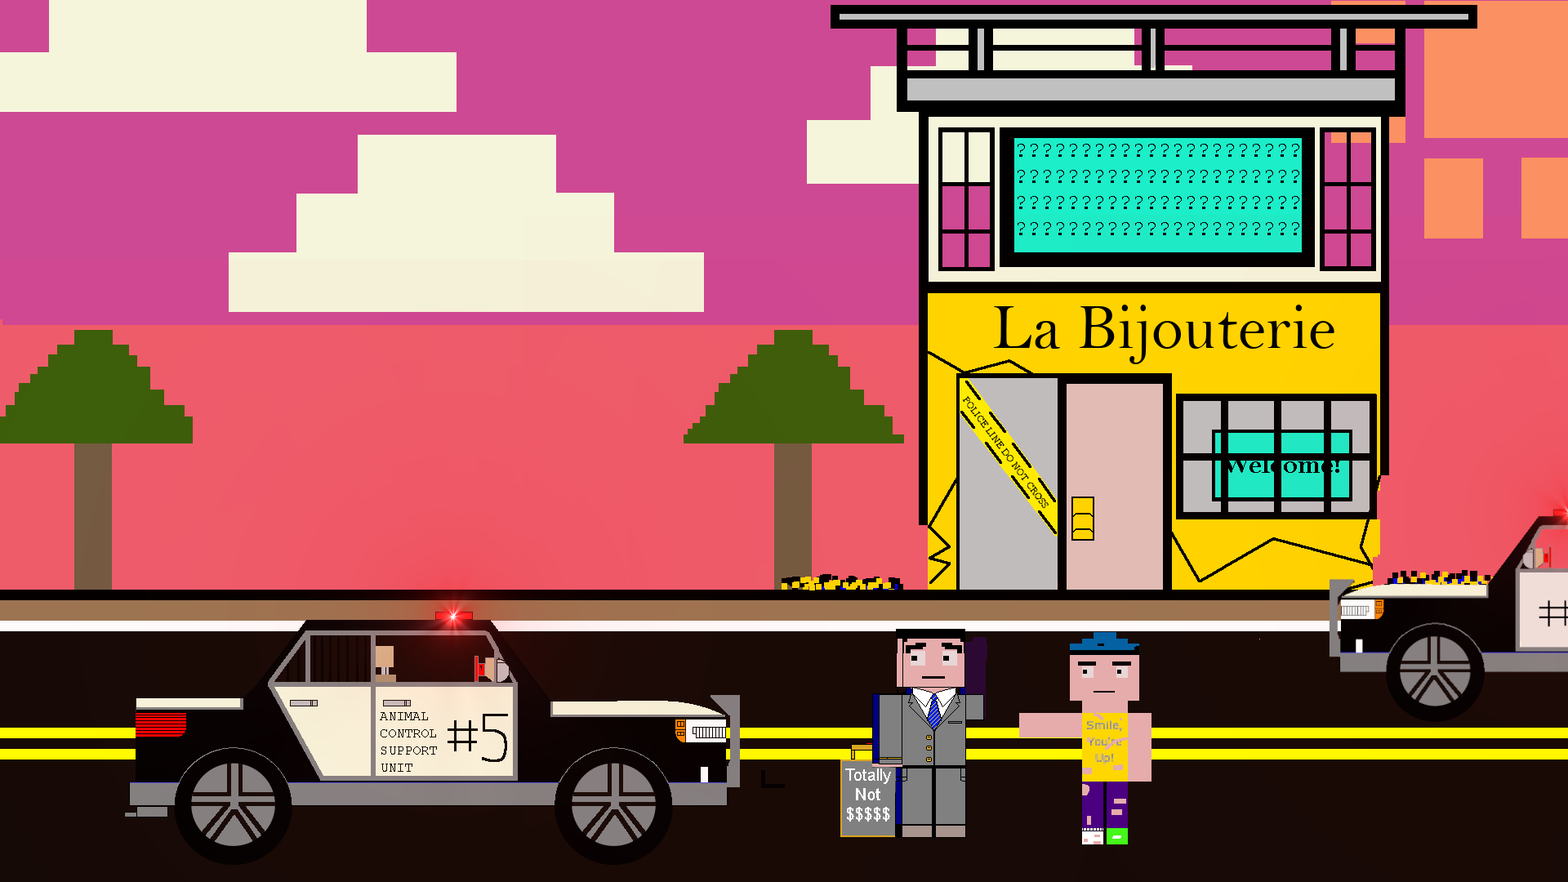
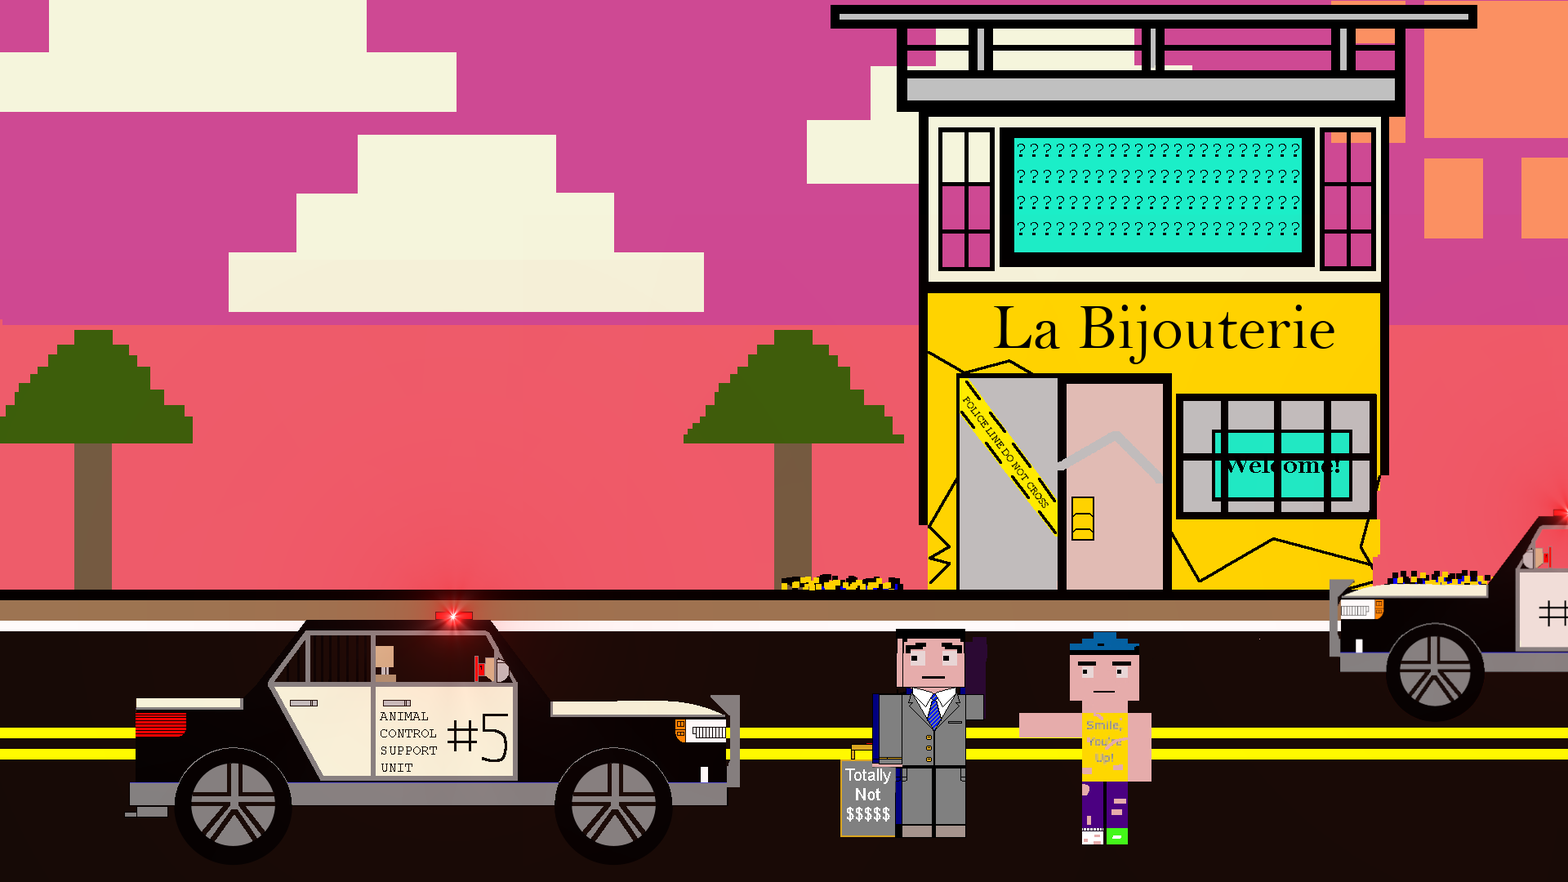
Layers edited between the first and the second 1568px x 882px image:
added layer "Background copy #8" above "Background copy #7" over [761, 431, 1163, 789]
hid "Background copy #7" over [761, 431, 1163, 789]